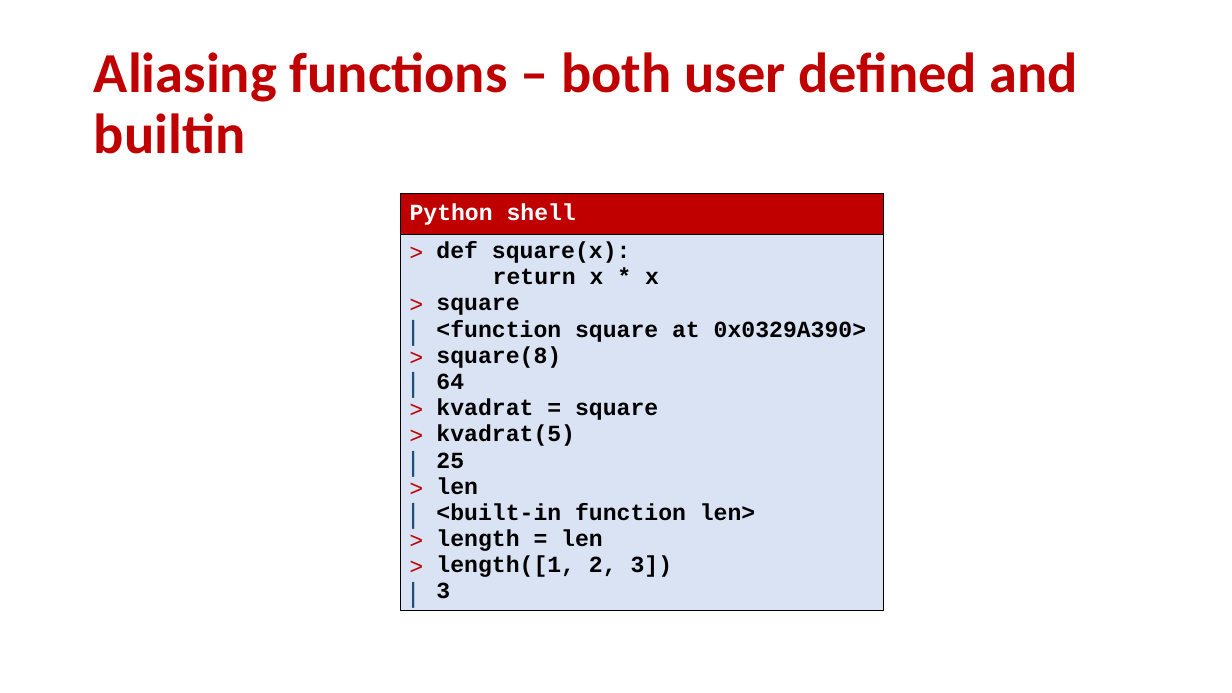
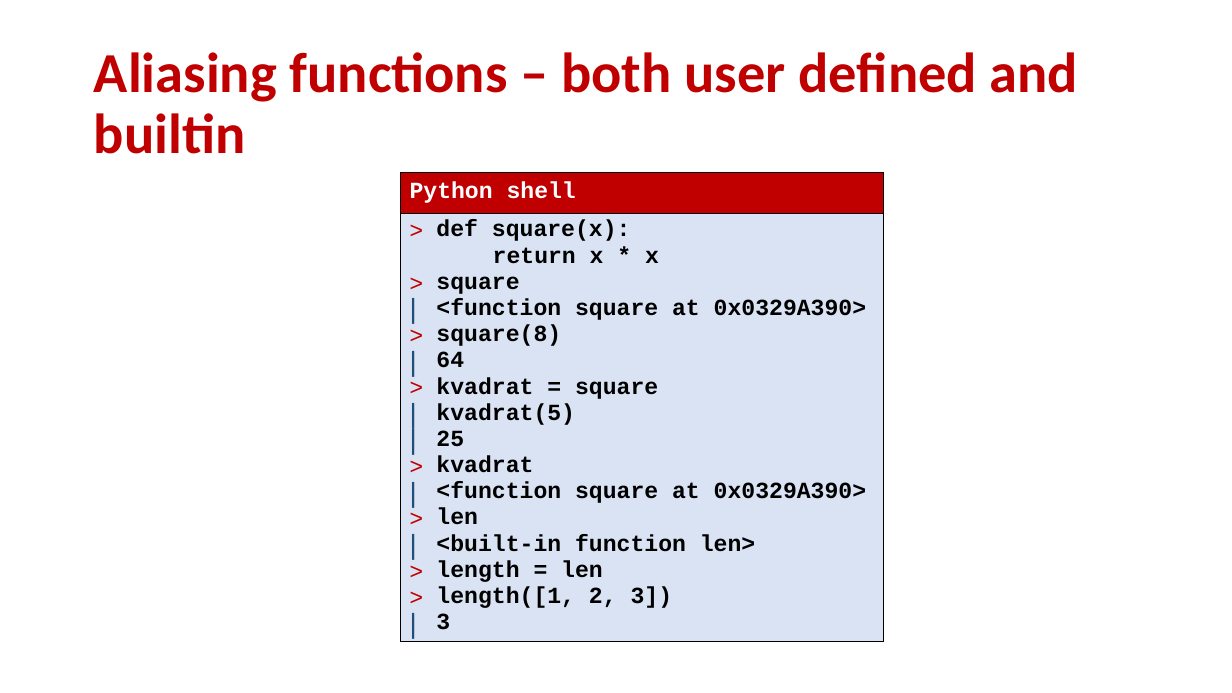
Before and after one commit to gsbrodal/gsbrodal.github.io, a slide deck: slide 4 of ipsa/slides/lambda.pptx. Drawn at 1232x693 pixels with LibreOffice and Linux fonts; fonts in the diff are those of the drawing. Boxes give left, top, right and bottom in pixels: in the first picture for what was removed or moved away, otherwise in the second. Text is boxed around its words. In the diff, an @@ line names an element or a change of style, - is before the commit and + after.

```diff
--- a/ipsa/slides/lambda.pptx
+++ b/ipsa/slides/lambda.pptx
@@ table at box(400, 172, 884, 665) @@
-row 2, column 1: def square(x): / return x * x / square / <function square at 0x0329A390> / square(8) / 64 / kvadrat = square / kvadrat(5) / 25 / len / <built-in function len> / length = len / length([1, 2, 3]) / 3
+row 2, column 1: def square(x): / return x * x / square / <function square at 0x0329A390> / square(8) / 64 / kvadrat = square / kvadrat(5) / 25 / kvadrat / <function square at 0x0329A390> / len / <built-in function len> / length = len / length([1, 2, 3]) / 3
@@ table: place and size @@
-table at box(400, 194, 884, 632)
+table at box(400, 172, 884, 665)
```
Also in this commit, not shown: 6 other slides changed, 7 other files.
